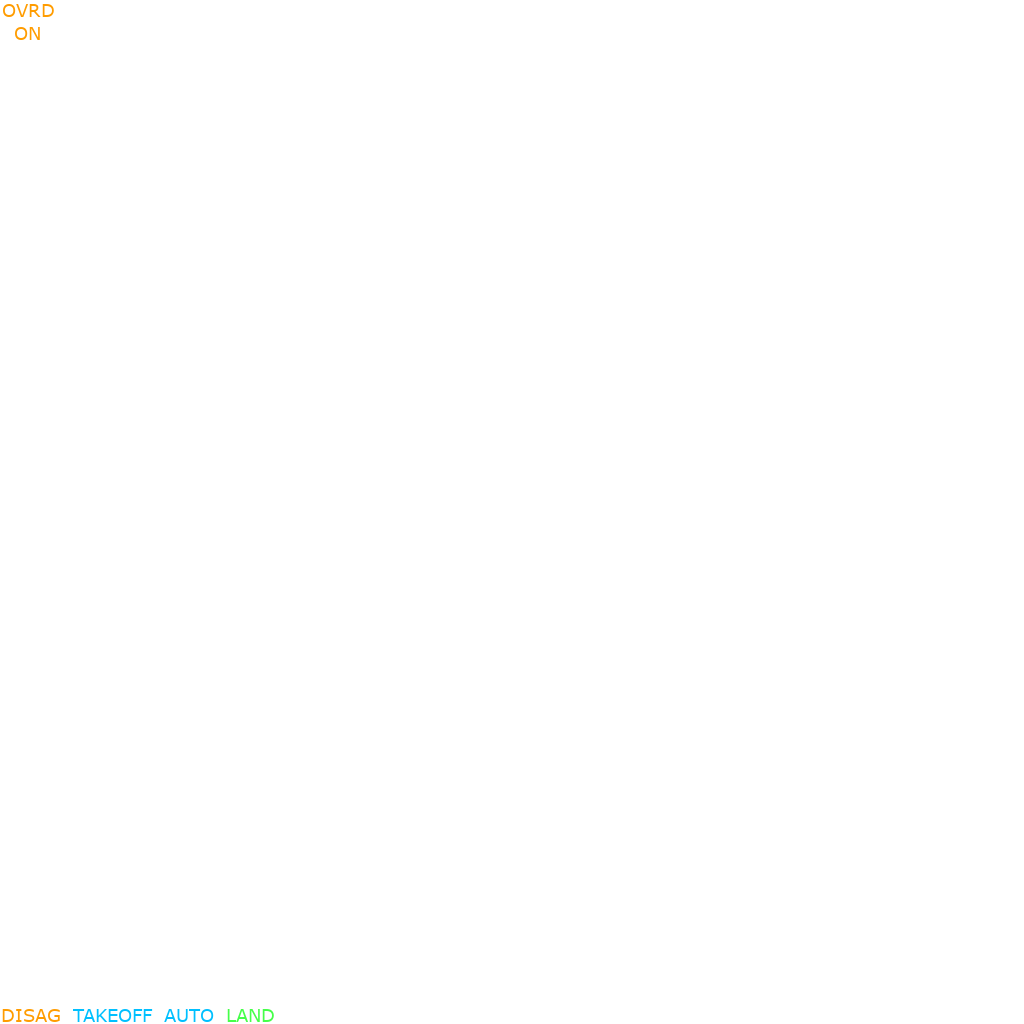
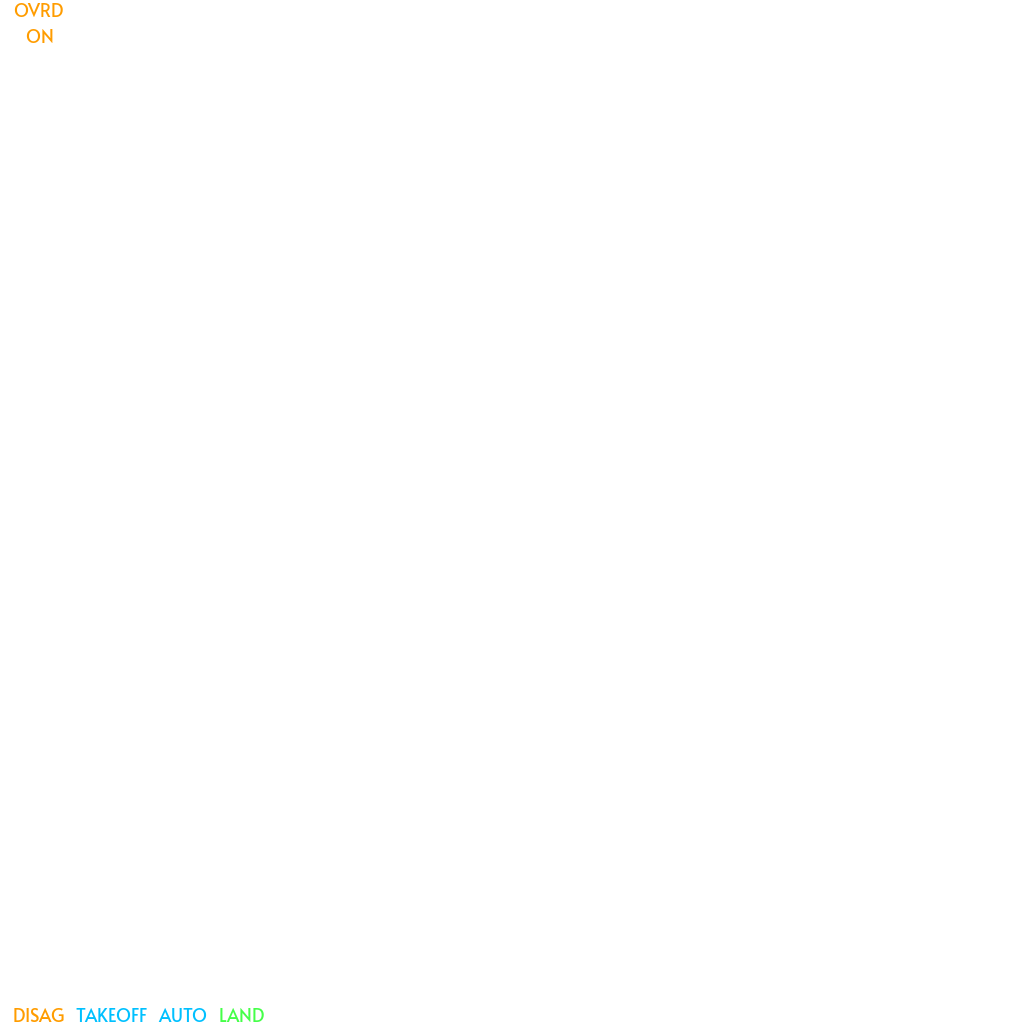
Comparing the layer stacks of the two 1024px x 1024px images. Changes:
painted on "OVRD ..." over [3,3,63,43]
renamed "DISAG TAKEOFF AUTO LAND" to "DISAG TAKEOFF AUTO LA...", painted on it over [2,1008,274,1022]
